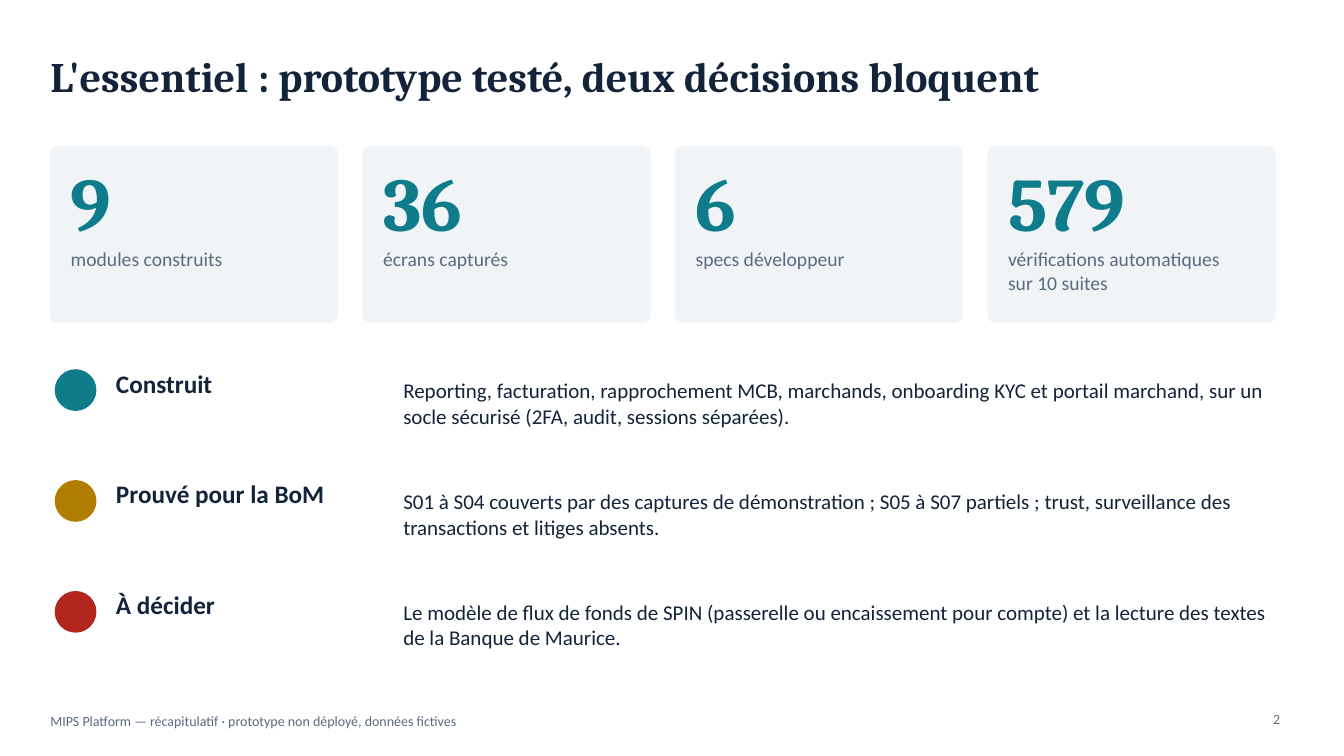
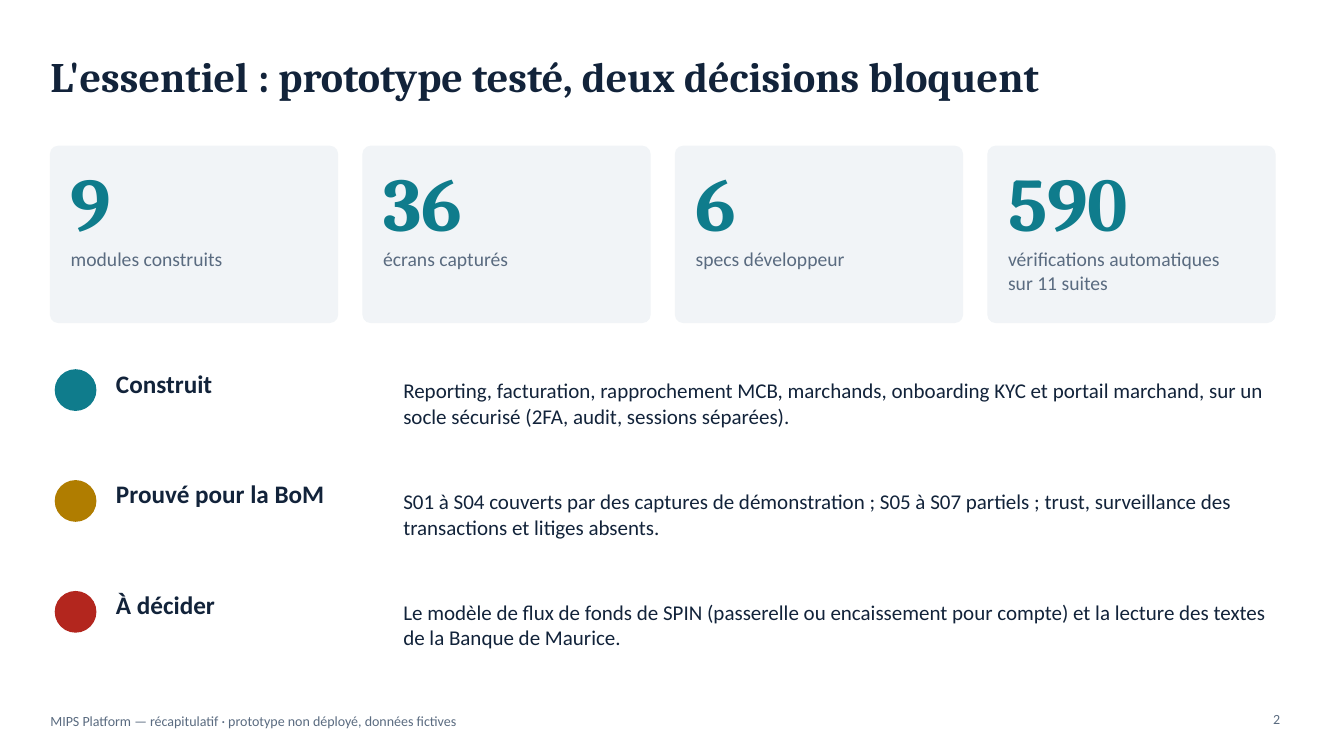
Before and after one commit to fmassonmips/mips-platform, a slide deck: slide 2 of outputs/recap/MIPS-recapitulatif.pptx. Drawn at 1344x756 pixels with LibreOffice and Linux fonts; fonts in the diff are those of the drawing. Boxes give left, top, right and bottom in pixels: in the first picture for what was removed or moved away, otherwise in the second. Text is boxed around its words. In the diff, an @@ line names an element or a change of style, - is before the commit and + after.

```diff
--- a/outputs/recap/MIPS-recapitulatif.pptx
+++ b/outputs/recap/MIPS-recapitulatif.pptx
@@ text at [1008, 180, 1128, 232]: text changed @@
-579
+590
@@ text at [1008, 276, 1108, 290]: text changed @@
-sur 10 suites
+sur 11 suites
```
Also in this commit, not shown: 1 other slide changed, 1 other file.
